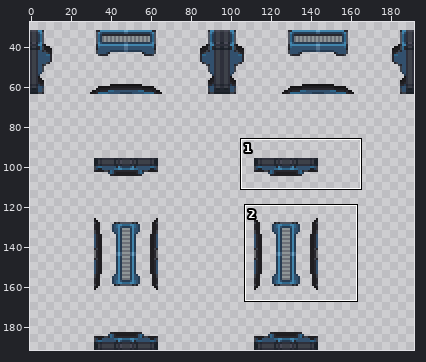
Sprite sheet -- Resources/Textures/_Sunrise/Structures/Doors/Airlocks/Glass/triple_command.rsi/open.png. The first picture is a wide view before the edit; the outline marks the close-up.
Close-up. Before the commit:
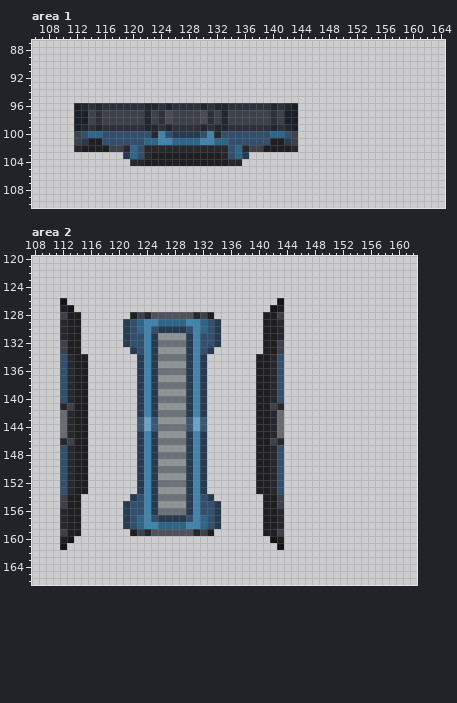
The file is 192x192 pixels. Colours within 5 levels of each other are drawn and written as one. Shown: area 1: x 106..164, y 87..110; area 2: x 108..162, y 120..166. The wide view leaves out empty margins. The commit also changed other parts of the picture, which this record leaves out.
And afterwards:
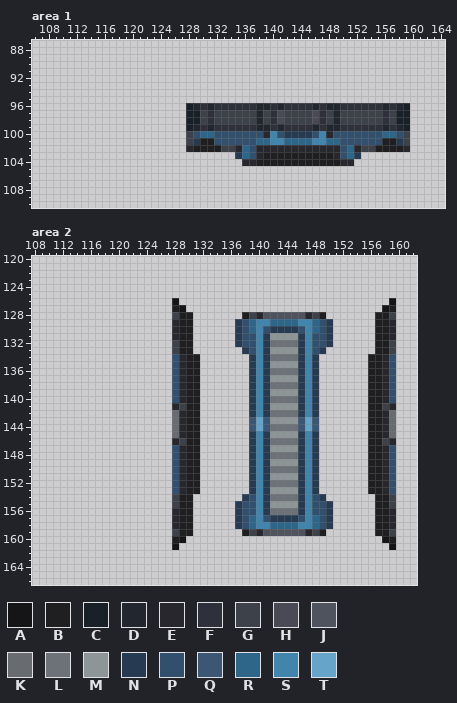
Palette (. is transparent): A #151416  B #1f1e21  C #1a2027  D #21262f  E #28272d  F #2e303b  G #3d4149  H #4a4a57  J #4f535e  K #686b6f  L #6d7178  M #8e9597  N #263b51  P #32506d  Q #3b5773  R #2e668a  S #4185ad  T #66a5c9
Difference:
Changed rows in their new state; - is an unchanged pixel.
Area 1:
first column x 112:
 96 ................CDFDFF----DDFDFFFFDFDDFFFFFFDFDC
 97 ................CCG--G----D--HGGGGHFGDGGGGGGFGCC
 98 ................CCG--G----D--HGGGGHFGDGGGGGGFGCC
 99 ................CDFDFF----DDFDFFFFDFDDFFFFFFDFDC
100 ................GPRRP------ESPNNNNPSEPPPPPPPRRPG
101 ................GNBBPP----RRSSRRRRSSRRPPPPPPBBNG
102 ................-BBBBGGERPEEEEE-EEEEEEPREGGBBBBE
103 -------................NRPEBBBBBBBBBBEPRN-------
104 --------................EEBBBBBBBBBBBBEE--------
Area 2:
first column x 112:
126 .---------------A--------------.---------------A
127 ..--------------BA------------..--------------AB
128 ...-------......GBB...----BGEJJJJJJEGB-------BBG
129 ...------.......EBB....--NPRSSRRRRSSRPN------BBE
130 ...------.......EBB....--NPRSPNNNNPSRPN------BBE
131 ...------.......EBB....--NPPSNMMMMNSPPN------BBE
132 ...------.......GBB....--NPPSNLLLLNSPPN------BBG
133 ...-------......GBB...----NPSNMMMMNSPN-------BBG
134 ....-------.....PEBB.------NSNLLLLNSN-------BBEP
135 ....-------.....PEBB.------NSNMMMMNSN-------BBEP
136 ....-------.....PEBB.------NSNLLLLNSN-------BBEP
137 ....-------.....PEBB.------NSNMMMMNSN-------BBEP
138 ....-------.....PEBB.------NSNLLLLNSN-------BBEP
139 ....-------.....PEBB.------NSNMMMMNSN-------BBEP
140 ....-------.....PEBB.------NSNLLLLNSN-------BBEP
141 ....-------.....EGBB.------NSNMMMMNSN-------BBGE
142 ....-------.....KEBB.------NSNLLLLNSN-------BBEK
143 ....-------.....KEBB.------QTQMMMMQTQ-------BBEK
144 ....-------.....KEBB.------QTQLLLLQTQ-------BBEK
145 ....-------.....KEBB.------NSNMMMMNSN-------BBEK
146 ....-------.....EGBB.------NSNLLLLNSN-------BBGE
147 ....-------.....PEBB.------NSNMMMMNSN-------BBEP
148 ....-------.....PEBB.------NSNLLLLNSN-------BBEP
149 ....-------.....PEBB.------NSNMMMMNSN-------BBEP
150 ....-------.....PEBB.------NSNLLLLNSN-------BBEP
151 ....-------.....PEBB.------NSNMMMMNSN-------BBEP
152 ....-------.....PEBB.------NSNLLLLNSN-------BBEP
153 ....-------.....PEBB.------NSNMMMMNSN-------BBEP
154 ...-------......GBB...----NPSNLLLLNSPN-------BBG
155 ...------.......GBB....--NPPSNMMMMNSPPN------BBG
156 ...------.......EBB....--NPPSNLLLLNSPPN------BBE
157 ...------.......EBB....--NPRSPNNNNPSRPN------BBE
158 ...------.......EBB....--NPRSSRRRRSSRPN------BBE
159 ...-------......GBB...----BGEJJJJJJEGB-------BBG
160 ..--------------BA------------..--------------AB
161 .---------------A--------------.---------------A
